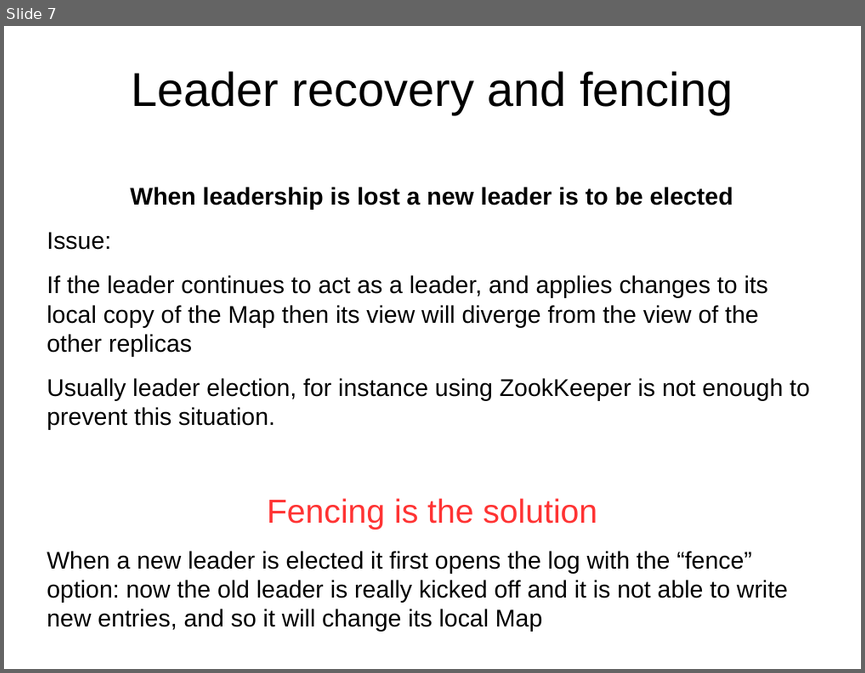
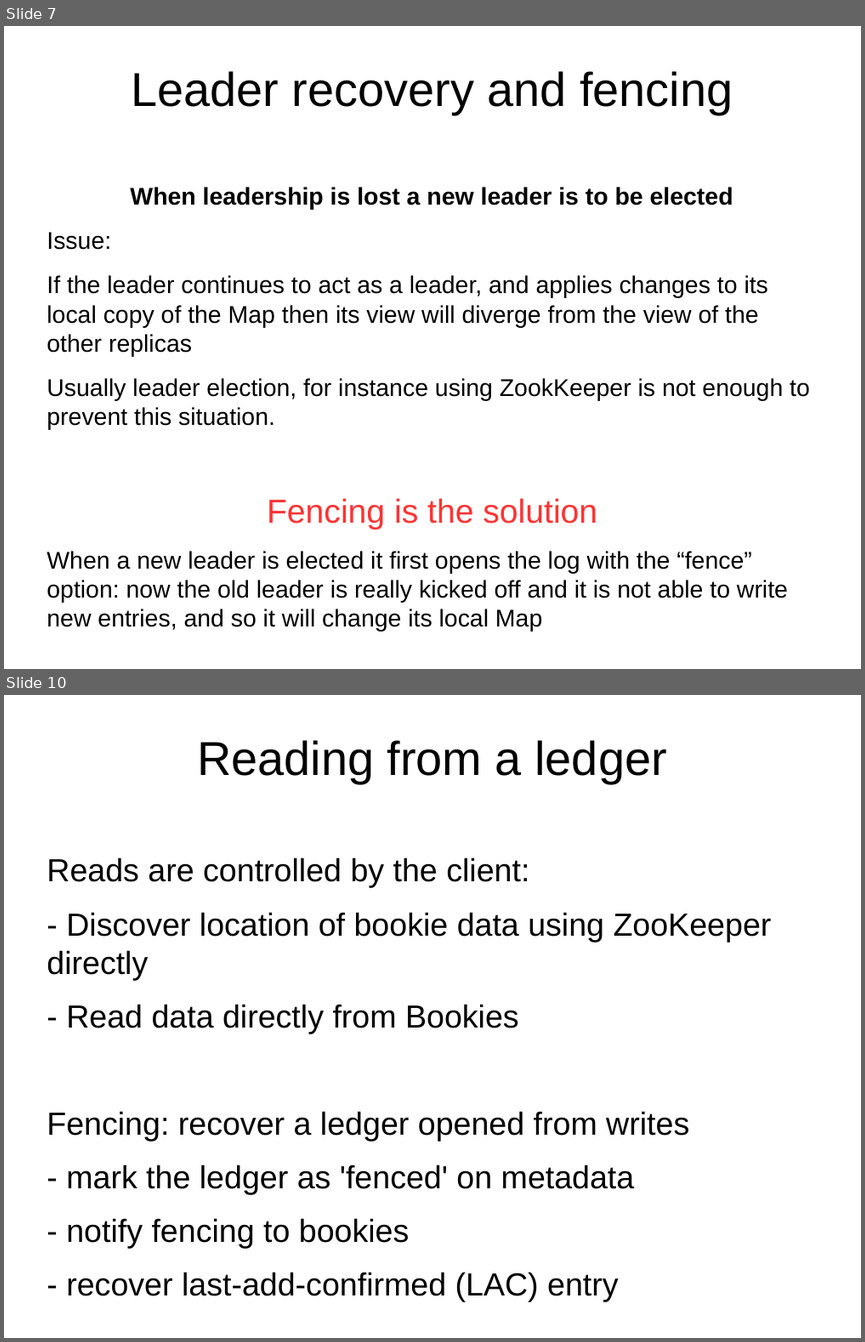
Before and after one commit to diennea/majordodo, a slide deck: docs/apacheconeurope2016.odp. Shown one above the other, each under a label of ours: slide 7 before the commit, slides 7 and 10 after it; the slides between them are not shown. The pictures are 865x673 and 865x1342 pixels, drawn with LibreOffice and Linux fonts; fonts in the diff are those of the drawing; background and template pictures are left out. Boxes give left, top, right and bottom in pixels: in the first picture for what was removed or moved away, otherwise in the second. Text is boxed around its words. In the diff, an @@ line names an element or a change of style, - is before the commit and + after.

```diff
--- a/docs/apacheconeurope2016.odp
+++ b/docs/apacheconeurope2016.odp
@@ slide 10 added at bbox=[4, 695, 861, 1338], background picture (left out) @@
@@ title added at bbox=[197, 740, 667, 783], 44 pt, text #000000 @@
+Reading from a ledger
@@ text added at bbox=[46, 857, 772, 1301], 29.6 pt, text #000000 @@
+Reads are controlled by the client:
+- Discover location of bookie data using ZooKeeper directly
+- Read data directly from Bookies
+Fencing: recover a ledger opened from writes
+- mark the ledger as 'fenced' on metadata
+- notify fencing to bookies
+- recover last-add-confirmed (LAC) entry
```
Also in this commit, not shown: 7 slides changed, 5 other slides added, 1 other file.
